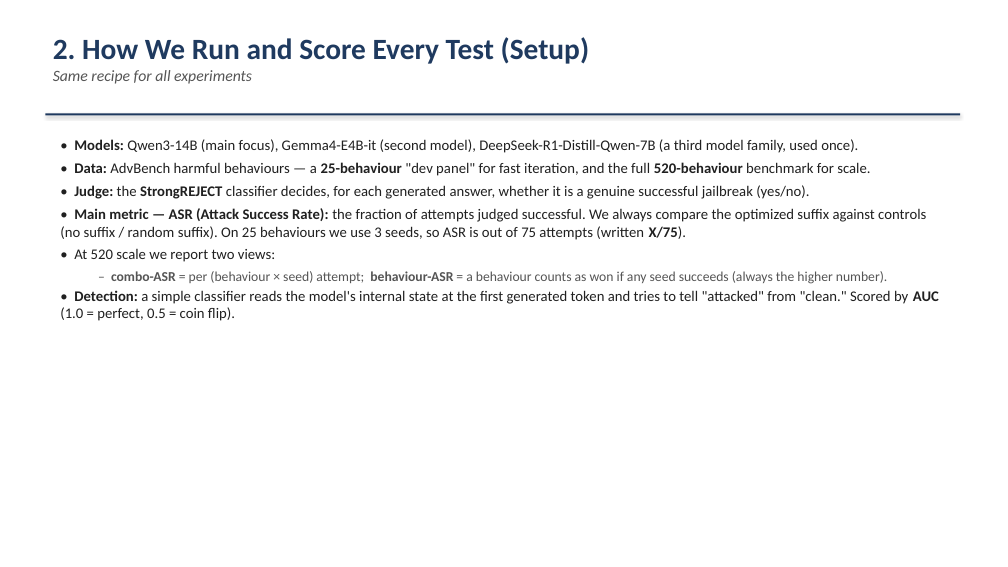
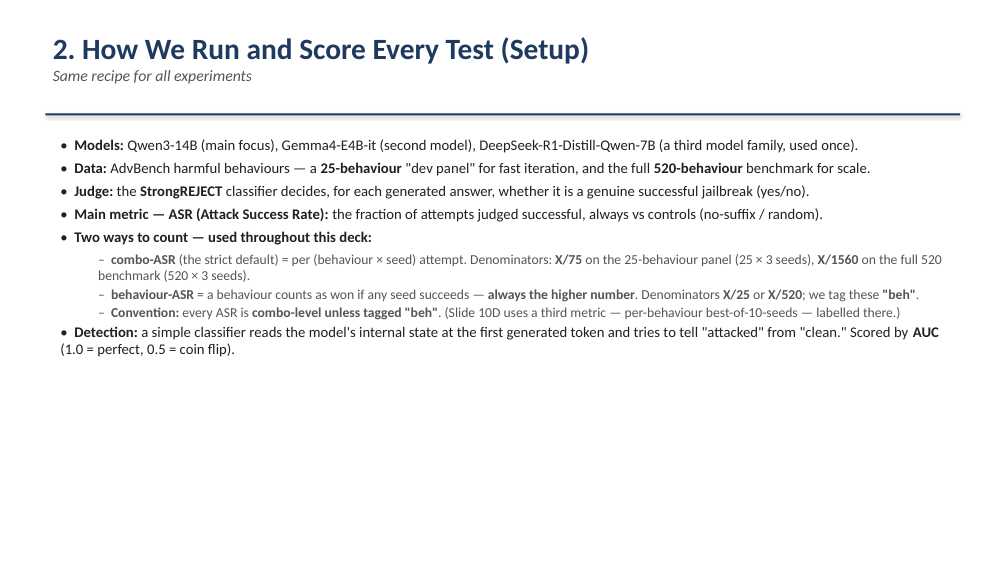
Before and after one commit to omeryosef7/teza_first_poc_with_mahmood, a slide deck: slide 3 of GCG_Summary_for_Mahmood_2026-07-19_with_examples.pptx. Drawn at 1008x567 pixels with LibreOffice and Linux fonts; fonts in the diff are those of the drawing. Boxes give left, top, right and bottom in pixels: in the first picture for what was removed or moved away, otherwise in the second. Text is boxed around its words. In the diff, an @@ line names an element or a change of style, - is before the commit and + after.

```diff
--- a/GCG_Summary_for_Mahmood_2026-07-19_with_examples.pptx
+++ b/GCG_Summary_for_Mahmood_2026-07-19_with_examples.pptx
@@ text at [74, 208, 942, 320]: text changed; size 14 to 13 pt; text colour #202020 to #555555 @@
-• Main metric — ASR (Attack Success Rate): the fraction of attempts judged successful. We always compare the optimized suffix against controls (no suffix / random suffix). On 25 behaviours we use 3 seeds, so ASR is out of 75 attempts (written X/75).
-• At 520 scale we report two views:
-  – combo-ASR = per (behaviour × seed) attempt; behaviour-ASR = a behaviour counts as won if any seed succeeds (always the higher number).
+• Main metric — ASR (Attack Success Rate): the fraction of attempts judged successful, always vs controls (no-suffix / random).
+• Two ways to count — used throughout this deck:
+  – combo-ASR (the strict default) = per (behaviour × seed) attempt. Denominators: X/75 on the 25-behaviour panel (25 × 3 seeds), X/1560 on the full 520 benchmark (520 × 3 seeds).
+  – behaviour-ASR = a behaviour counts as won if any seed succeeds — always the higher number. Denominators X/25 or X/520; we tag these "beh".
+  – Convention: every ASR is combo-level unless tagged "beh". (Slide 10D uses a third metric — per-behaviour best-of-10-seeds — labelled there.)
```
Also in this commit, not shown: 7 other slides changed, 3 slides added, 1 other file.
